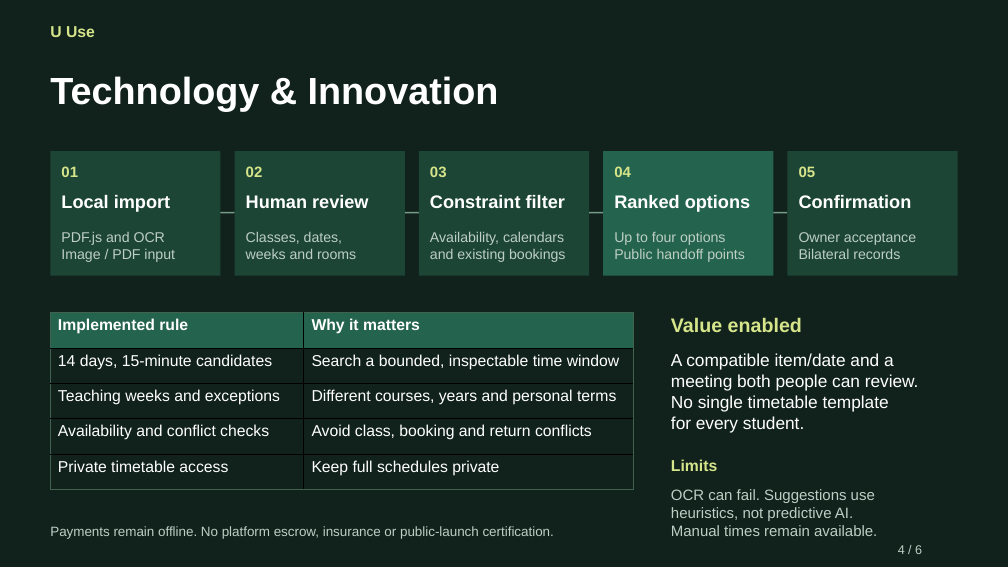
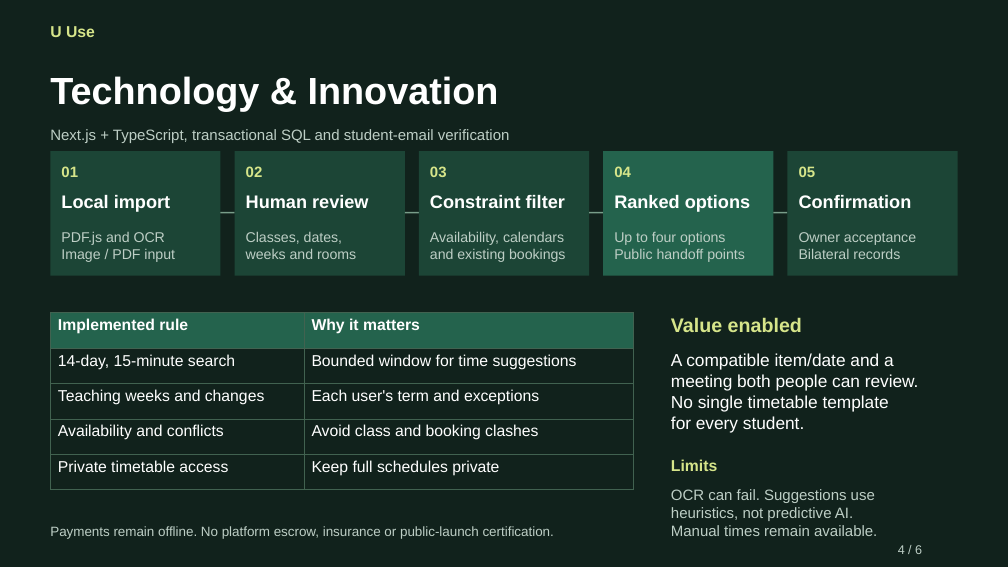
Before and after one commit to Rita020903/U-Use, a slide deck: slide 4 of A1_Current/UUse_A1_6_Slides.pptx. Drawn at 1008x567 pixels with LibreOffice and Linux fonts; fonts in the diff are those of the drawing. Boxes give left, top, right and bottom in pixels: in the first picture for what was removed or moved away, otherwise in the second. Text is boxed around its words. In the diff, an @@ line names an element or a change of style, - is before the commit and + after.

```diff
--- a/A1_Current/UUse_A1_6_Slides.pptx
+++ b/A1_Current/UUse_A1_6_Slides.pptx
@@ text added at box(50, 129, 510, 143), 14.2 pt, text #BDCEC5 @@
+Next.js + TypeScript, transactional SQL and student-email verification
@@ table at box(51, 313, 633, 490) @@
-row 2, column 1: 14 days, 15-minute candidates
+row 2, column 1: 14-day, 15-minute search
-row 2, column 2: Search a bounded, inspectable time window
+row 2, column 2: Bounded window for time suggestions
-row 3, column 1: Teaching weeks and exceptions
+row 3, column 1: Teaching weeks and changes
-row 3, column 2: Different courses, years and personal terms
+row 3, column 2: Each user's term and exceptions
-row 4, column 1: Availability and conflict checks
+row 4, column 1: Availability and conflicts
-row 4, column 2: Avoid class, booking and return conflicts
+row 4, column 2: Avoid class and booking clashes
@@ borders changed @@
```
Also in this commit, not shown: 5 other slides changed, 12 other files.
